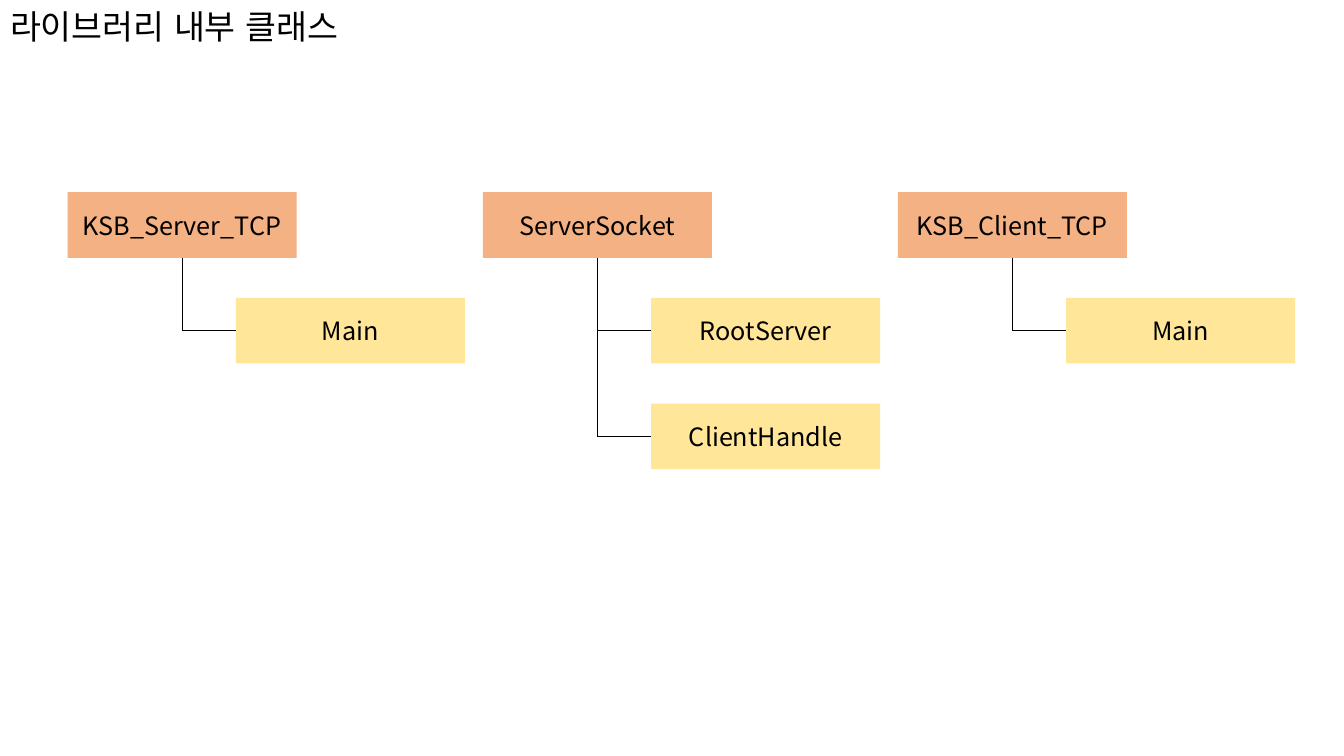
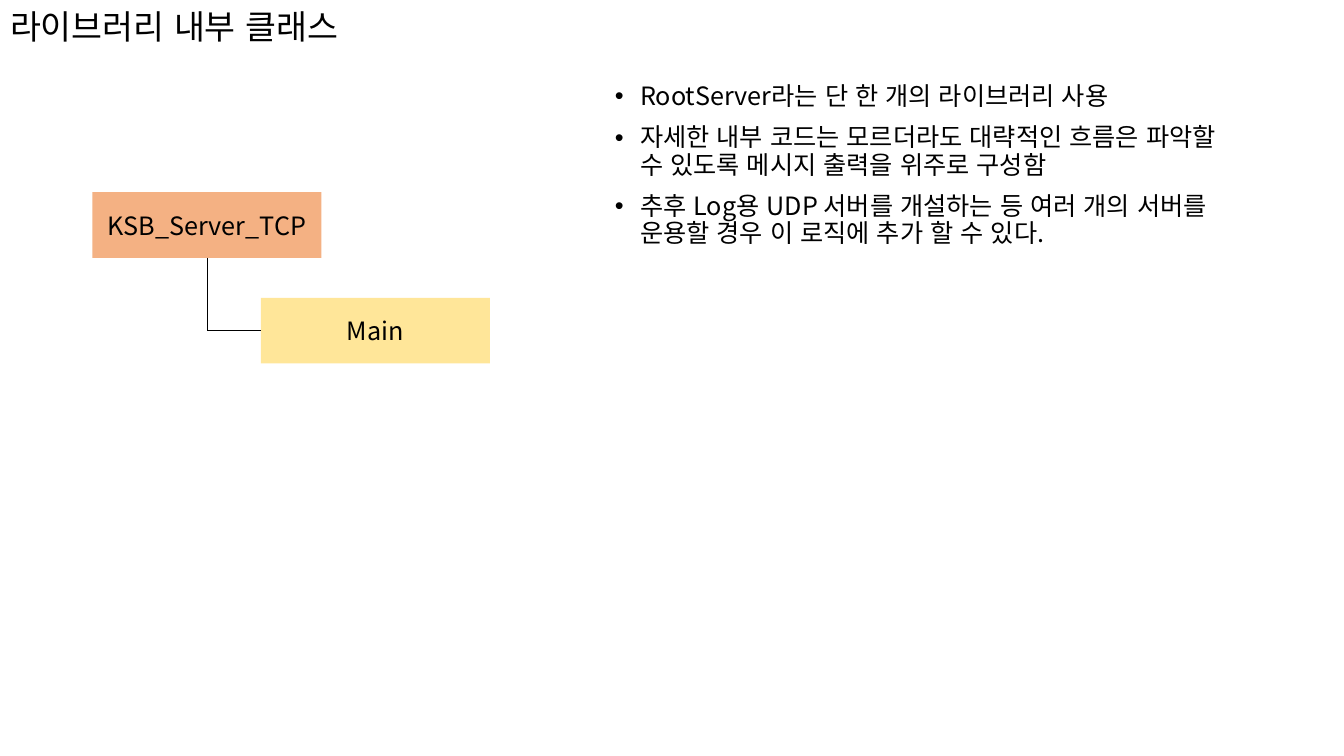
Before and after one commit to rlatjrqja/Server3, a slide deck: slide 3 of 서버프로그래밍.pptx. Drawn at 1344x756 pixels with LibreOffice and Linux fonts; fonts in the diff are those of the drawing. Boxes give left, top, right and bottom in pixels: in the first picture for what was removed or moved away, otherwise in the second. Text is boxed around its words. In the diff, an @@ line names an element or a change of style, - is before the commit and + after.

```diff
--- a/서버프로그래밍.pptx
+++ b/서버프로그래밍.pptx
@@ text added at bbox=[640, 84, 1216, 244], 18 pt, text #000000 @@
+• RootServer라는 단 한 개의 라이브러리 사용
+• 자세한 내부 코드는 모르더라도 대략적인 흐름은 파악할 수 있도록 메시지 출력을 위주로 구성함
+• 추후 Log용 UDP 서버를 개설하는 등 여러 개의 서버를 운용할 경우 이 로직에 추가 할 수 있다.
@@ rectangle removed at bbox=[483, 193, 712, 258] @@
-ServerSocket
@@ rectangle removed at bbox=[898, 193, 1127, 258] @@
-KSB_Client_TCP
@@ 2 rectangles, 1 elbow line: place and size @@
-2 rectangles, 1 elbow line at bbox=[68, 193, 465, 363]
+2 rectangles, 1 elbow line at bbox=[93, 193, 490, 363]
@@ elbow line removed from (598, 258) to (651, 331) @@
@@ elbow line removed from (598, 258) to (651, 437) @@
@@ elbow line removed from (1012, 258) to (1067, 331) @@
@@ rectangle removed at bbox=[651, 297, 880, 363] @@
-RootServer
@@ rectangle removed at bbox=[1067, 297, 1296, 363] @@
-Main
@@ rectangle removed at bbox=[651, 403, 880, 469] @@
-ClientHandle
```
Also in this commit, not shown: 1 other slide changed, 3 slides added.
